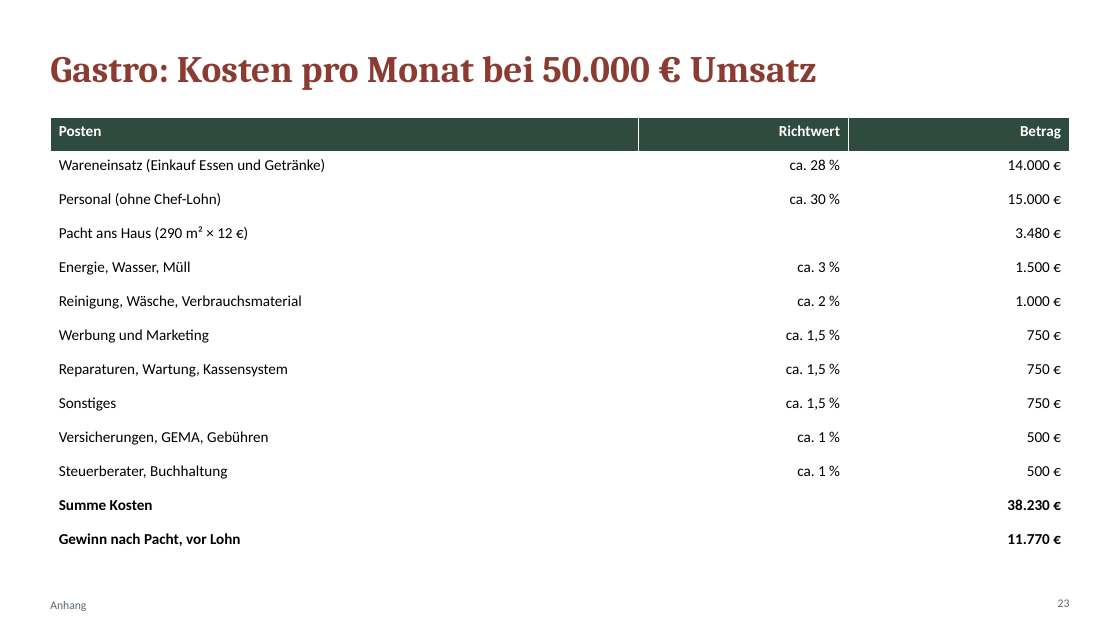
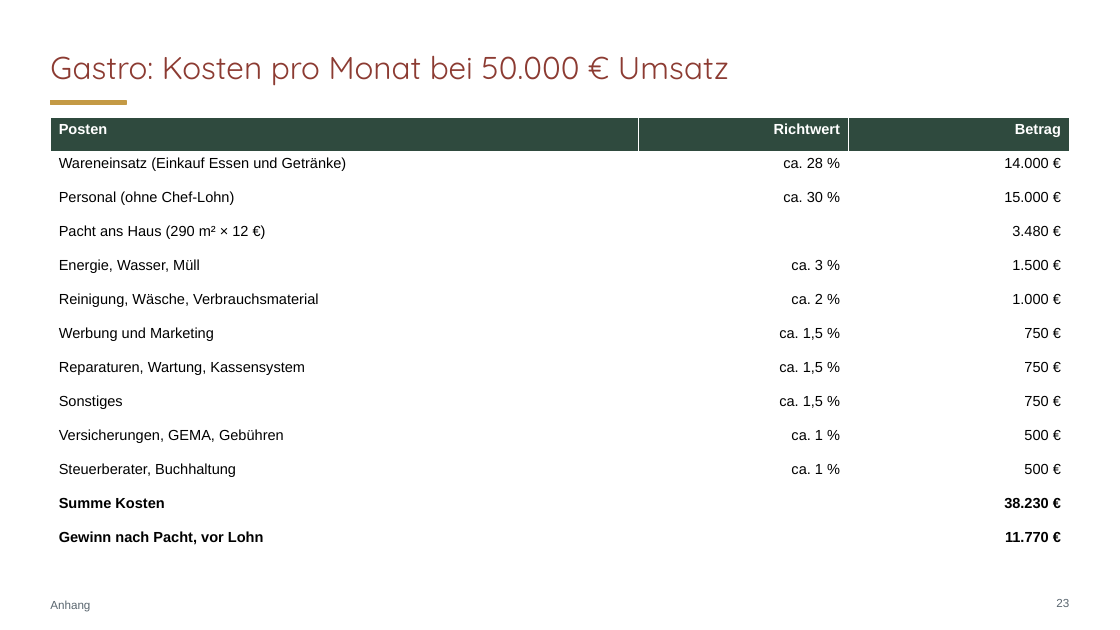
Before and after one commit to CartoonUsername/bau-projekt, a slide deck: slide 23 of praesentation/Neue-Mitte-Werlte_Baufeld3_6-Wohnungen_Gastro-EG.pptx. Drawn at 1120x630 pixels with LibreOffice and Linux fonts; fonts in the diff are those of the drawing. Boxes give left, top, right and bottom in pixels: in the first picture for what was removed or moved away, otherwise in the second. Text is boxed around its words. In the diff, an @@ line names an element or a change of style, - is before the commit and + after.

```diff
--- a/praesentation/Neue-Mitte-Werlte_Baufeld3_6-Wohnungen_Gastro-EG.pptx
+++ b/praesentation/Neue-Mitte-Werlte_Baufeld3_6-Wohnungen_Gastro-EG.pptx
@@ title "Gastro: Kosten pro Monat bei ..." at (50, 56, 729, 86): size 32 to 27 pt, font Cambria to Quicksand, bold off @@
@@ table at (50, 118, 1070, 549) @@
@@ size 13 to 12.5 pt, font Calibri to Arial @@
@@ rectangle added at (50, 101, 126, 104), fill #C49A45, outline #C49A45 1 pt @@
@@ text "Anhang" at (50, 600, 90, 612): font Calibri to Arial @@
@@ page number at (1056, 599, 1069, 607): font Calibri to Arial @@
```
Also in this commit, not shown: 25 other slides changed, 2 other files.
